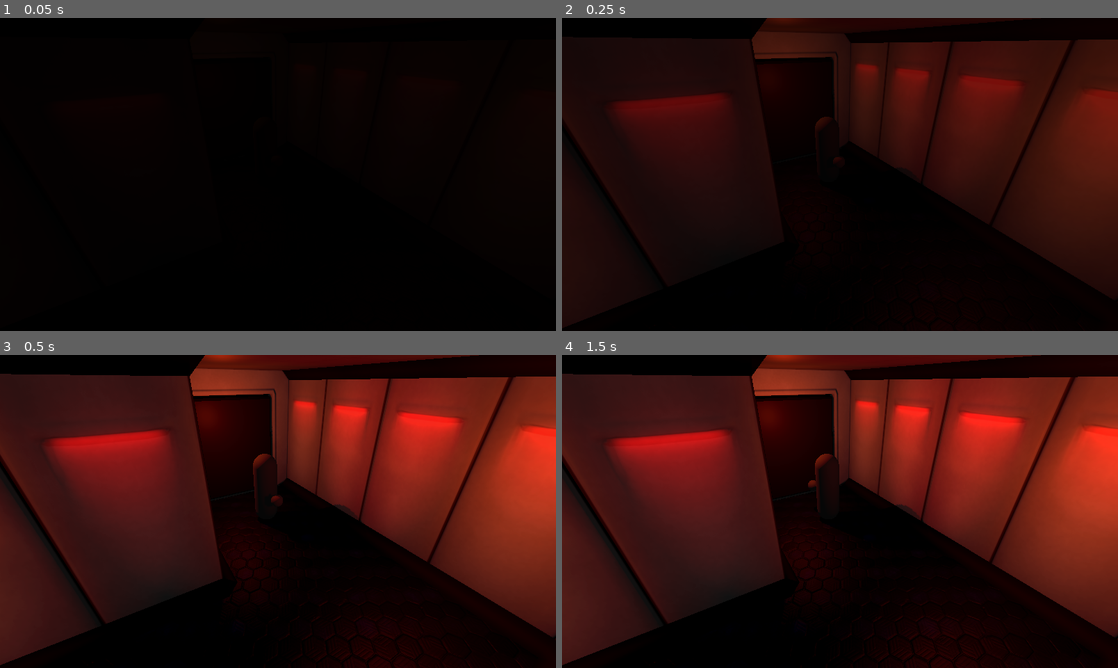
Above: before the commit, frames 1-4 (two rows, left to right).
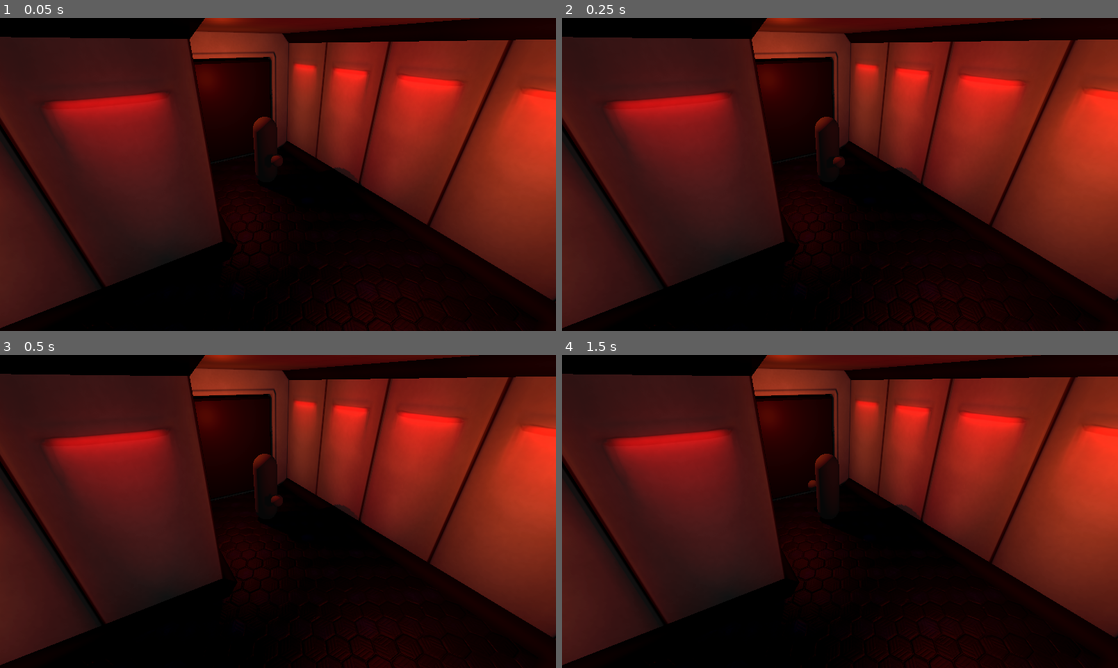
Above: after the commit, the same moments.

Repository: JohnGabrielUK/CallsignHangman
Game: Godot game, scene res://scenes/game.tscn
Same seed, same stepped clock (60 frames per second), same inputs: the game is played once before the commit and once after it. The project has no main scene, so this scene is started directly.
Inputs (mouse positions are in pixels of both pictures, inside the frame that each line leads up to):
- Up to frame 1 (0.05 s): no input
- Up to frame 2 (0.25 s): no input
- Up to frame 3 (0.5 s): no input
- Up to frame 4 (1.5 s): move the mouse to (962, 495) at 0.52 s; hold Right (right) 0.53-1.25 s; tap Space (attack) at 0.6 s; click (962, 495) at 0.67 s; tap Enter at 1.25 s; drag from (728, 527) to (812, 574) at 1.27 s

The runs differ from the first frame. In frame 1, 65% of the frame differs, in the area x 0-100%, y 0-100%; in frame 2, 57%; in frame 3, less than 0.1%; in frame 4, nothing differs.

Commit message:
madtalk node added

Diff:
--- a/game/madtalk/madtalk_runtime.gd
+++ b/game/madtalk/madtalk_runtime.gd
@@ -51,7 +51,7 @@
 
 # Array containing the character data, one record per character
 # All items in this array must be of type MTCharacterData
-@export var ListOfCharacters := [] # (Array, Resource)
+@export var ListOfCharacters: Array[MTCharacterData] = [] # (Array, Resource)
 
 # This is the main control overlay used to show all dialog activity under
 # MadTalk responsibility. Usually a Control with "Full Rect" layout and mouse
--- a/game/scenes/game.gd
+++ b/game/scenes/game.gd
@@ -67,4 +67,5 @@
 				start_room()
 
 func _ready() -> void:
+	%MadTalk.activate_custom_effect.connect(GameSession._on_mad_talk_activate_custom_effect)
 	load_room("Entrance", 0)
--- a/game/scenes/game.tscn
+++ b/game/scenes/game.tscn
@@ -1,9 +1,283 @@
-[gd_scene load_steps=7 format=3 uid="uid://c0w0dwk2kt8ui"]
+[gd_scene load_steps=20 format=3 uid="uid://c0w0dwk2kt8ui"]
 
 [ext_resource type="Script" path="res://scenes/game.gd" id="1_007my"]
+[ext_resource type="Script" path="res://madtalk/madtalk_runtime.gd" id="2_enrov"]
+[ext_resource type="Script" path="res://madtalk/CharacterData.gd" id="3_6tbuq"]
 [ext_resource type="Environment" uid="uid://ngefto5heafd" path="res://environment.tres" id="4_4mbon"]
 
+[sub_resource type="Resource" id="Resource_2e7i7"]
+script = ExtResource("3_6tbuq")
+id = "hangman"
+name = "Hangman"
+variants = {}
+
+[sub_resource type="Resource" id="Resource_t4ruw"]
+script = ExtResource("3_6tbuq")
+id = "katrina"
+name = "Katrina"
+variants = {}
+
+[sub_resource type="Resource" id="Resource_mhfcj"]
+script = ExtResource("3_6tbuq")
+id = "scientist"
+name = "Scientist"
+variants = {}
+
 [sub_resource type="NavigationMesh" id="NavigationMesh_x8dff"]
+
+[sub_resource type="Animation" id="Animation_ft8p5"]
+resource_name = "DialogFadeIn"
+length = 0.2
+tracks/0/type = "value"
+tracks/0/imported = false
+tracks/0/enabled = true
+tracks/0/path = NodePath(".:visible")
+tracks/0/interp = 1
+tracks/0/loop_wrap = true
+tracks/0/keys = {
+"times": PackedFloat32Array(0),
+"transitions": PackedFloat32Array(1),
+"update": 1,
+"values": [true]
+}
+tracks/1/type = "value"
+tracks/1/imported = false
+tracks/1/enabled = true
+tracks/1/path = NodePath(".:modulate")
+tracks/1/interp = 1
+tracks/1/loop_wrap = true
+tracks/1/keys = {
+"times": PackedFloat32Array(0, 0.2),
+"transitions": PackedFloat32Array(1, 1),
+"update": 0,
+"values": [Color(1, 1, 1, 0), Color(1, 1, 1, 1)]
+}
+
+[sub_resource type="Animation" id="Animation_viapt"]
+length = 0.001
+tracks/0/type = "value"
+tracks/0/imported = false
+tracks/0/enabled = true
+tracks/0/path = NodePath(".:visible")
+tracks/0/interp = 1
+tracks/0/loop_wrap = true
+tracks/0/keys = {
+"times": PackedFloat32Array(0),
+"transitions": PackedFloat32Array(1),
+"update": 1,
+"values": [false]
+}
+tracks/1/type = "value"
+tracks/1/imported = false
+tracks/1/enabled = true
+tracks/1/path = NodePath(".:modulate")
+tracks/1/interp = 1
+tracks/1/loop_wrap = true
+tracks/1/keys = {
+"times": PackedFloat32Array(0),
+"transitions": PackedFloat32Array(1),
+"update": 0,
+"values": [Color(1, 1, 1, 0)]
+}
+tracks/2/type = "value"
+tracks/2/imported = false
+tracks/2/enabled = true
+tracks/2/path = NodePath("MessageBox:visible")
+tracks/2/interp = 1
+tracks/2/loop_wrap = true
+tracks/2/keys = {
+"times": PackedFloat32Array(0),
+"transitions": PackedFloat32Array(1),
+"update": 1,
+"values": [false]
+}
+tracks/3/type = "value"
+tracks/3/imported = false
+tracks/3/enabled = true
+tracks/3/path = NodePath("MessageBox:modulate")
+tracks/3/interp = 1
+tracks/3/loop_wrap = true
+tracks/3/keys = {
+"times": PackedFloat32Array(0),
+"transitions": PackedFloat32Array(1),
+"update": 0,
+"values": [Color(1, 1, 1, 0)]
+}
+tracks/4/type = "value"
+tracks/4/imported = false
+tracks/4/enabled = true
+tracks/4/path = NodePath("MenuBox:visible")
+tracks/4/interp = 1
+tracks/4/loop_wrap = true
+tracks/4/keys = {
+"times": PackedFloat32Array(0),
+"transitions": PackedFloat32Array(1),
+"update": 1,
+"values": [false]
+}
+tracks/5/type = "value"
+tracks/5/imported = false
+tracks/5/enabled = true
+tracks/5/path = NodePath("MenuBox:modulate")
+tracks/5/interp = 1
+tracks/5/loop_wrap = true
+tracks/5/keys = {
+"times": PackedFloat32Array(0),
+"transitions": PackedFloat32Array(1),
+"update": 0,
+"values": [Color(1, 1, 1, 0)]
+}
+
+[sub_resource type="Animation" id="Animation_kykmm"]
+resource_name = "DialogFadeOut"
+length = 0.2
+tracks/0/type = "value"
+tracks/0/imported = false
+tracks/0/enabled = true
+tracks/0/path = NodePath(".:visible")
+tracks/0/interp = 1
+tracks/0/loop_wrap = true
+tracks/0/keys = {
+"times": PackedFloat32Array(0, 0.2),
+"transitions": PackedFloat32Array(1, 1),
+"update": 1,
+"values": [true, false]
+}
+tracks/1/type = "value"
+tracks/1/imported = false
+tracks/1/enabled = true
+tracks/1/path = NodePath(".:modulate")
+tracks/1/interp = 1
+tracks/1/loop_wrap = true
+tracks/1/keys = {
+"times": PackedFloat32Array(0, 0.2),
+"transitions": PackedFloat32Array(1, 1),
+"update": 0,
+"values": [Color(1, 1, 1, 1), Color(1, 1, 1, 0)]
+}
+
+[sub_resource type="Animation" id="Animation_cf6ur"]
+resource_name = "MessageBoxFadeIn"
+length = 0.2
+tracks/0/type = "value"
+tracks/0/imported = false
+tracks/0/enabled = true
+tracks/0/path = NodePath("MessageBox:visible")
+tracks/0/interp = 1
+tracks/0/loop_wrap = true
+tracks/0/keys = {
+"times": PackedFloat32Array(0),
+"transitions": PackedFloat32Array(1),
+"update": 1,
+"values": [true]
+}
+tracks/1/type = "value"
+tracks/1/imported = false
+tracks/1/enabled = true
+tracks/1/path = NodePath("MessageBox:modulate")
+tracks/1/interp = 1
+tracks/1/loop_wrap = true
+tracks/1/keys = {
+"times": PackedFloat32Array(0, 0.2),
+"transitions": PackedFloat32Array(1, 1),
+"update": 0,
+"values": [Color(1, 1, 1, 0), Color(1, 1, 1, 1)]
+}
+
+[sub_resource type="Animation" id="Animation_4k3jo"]
+resource_name = "MessageBoxFadeOut"
+length = 0.2
+tracks/0/type = "value"
+tracks/0/imported = false
+tracks/0/enabled = true
+tracks/0/path = NodePath("MessageBox:visible")
+tracks/0/interp = 1
+tracks/0/loop_wrap = true
+tracks/0/keys = {
+"times": PackedFloat32Array(0, 0.2),
+"transitions": PackedFloat32Array(1, 1),
+"update": 1,
+"values": [true, false]
+}
+tracks/1/type = "value"
+tracks/1/imported = false
+tracks/1/enabled = true
+tracks/1/path = NodePath("MessageBox:modulate")
+tracks/1/interp = 1
+tracks/1/loop_wrap = true
+tracks/1/keys = {
+"times": PackedFloat32Array(0, 0.2),
+"transitions": PackedFloat32Array(1, 1),
+"update": 0,
+"values": [Color(1, 1, 1, 1), Color(1, 1, 1, 0)]
+}
+
+[sub_resource type="Animation" id="Animation_s4x76"]
+resource_name = "MenuFadeIn"
+length = 0.2
+tracks/0/type = "value"
+tracks/0/imported = false
+tracks/0/enabled = true
+tracks/0/path = NodePath("MenuBox:visible")
+tracks/0/interp = 1
+tracks/0/loop_wrap = true
+tracks/0/keys = {
+"times": PackedFloat32Array(0),
+"transitions": PackedFloat32Array(1),
+"update": 1,
+"values": [true]
+}
+tracks/1/type = "value"
+tracks/1/imported = false
+tracks/1/enabled = true
+tracks/1/path = NodePath("MenuBox:modulate")
+tracks/1/interp = 1
+tracks/1/loop_wrap = true
+tracks/1/keys = {
+"times": PackedFloat32Array(0, 0.2),
+"transitions": PackedFloat32Array(1, 1),
+"update": 0,
+"values": [Color(1, 1, 1, 0), Color(1, 1, 1, 1)]
+}
+
+[sub_resource type="Animation" id="Animation_7ege1"]
+resource_name = "MenuFadeOut"
+length = 0.2
+tracks/0/type = "value"
+tracks/0/imported = false
+tracks/0/enabled = true
+tracks/0/path = NodePath("MenuBox:visible")
+tracks/0/interp = 1
+tracks/0/loop_wrap = true
+tracks/0/keys = {
+"times": PackedFloat32Array(0, 0.2),
+"transitions": PackedFloat32Array(1, 1),
+"update": 1,
+"values": [true, false]
+}
+tracks/1/type = "value"
+tracks/1/imported = false
+tracks/1/enabled = true
+tracks/1/path = NodePath("MenuBox:modulate")
+tracks/1/interp = 1
+tracks/1/loop_wrap = true
+tracks/1/keys = {
+"times": PackedFloat32Array(0, 0.2),
+"transitions": PackedFloat32Array(1, 1),
+"update": 0,
+"values": [Color(1, 1, 1, 1), Color(1, 1, 1, 0)]
+}
+
+[sub_resource type="AnimationLibrary" id="AnimationLibrary_7rqyp"]
+_data = {
+"DialogFadeIn": SubResource("Animation_ft8p5"),
+"DialogFadeOut": SubResource("Animation_kykmm"),
+"MenuFadeIn": SubResource("Animation_s4x76"),
+"MenuFadeOut": SubResource("Animation_7ege1"),
+"MessageBoxFadeIn": SubResource("Animation_cf6ur"),
+"MessageBoxFadeOut": SubResource("Animation_4k3jo"),
+"RESET": SubResource("Animation_viapt")
+}
 
 [sub_resource type="Animation" id="Animation_3618s"]
 resource_name = "fade_in"
@@ -47,6 +321,25 @@
 process_mode = 3
 script = ExtResource("1_007my")
 
+[node name="MadTalk" type="Node" parent="."]
+unique_name_in_owner = true
+script = ExtResource("2_enrov")
+ListOfCharacters = [SubResource("Resource_2e7i7"), SubResource("Resource_t4ruw"), SubResource("Resource_mhfcj")]
+DialogMainControl = NodePath("../HUD/Dialog")
+DialogMessageBox = NodePath("../HUD/Dialog/MessageBox")
+DialogMessageLabel = NodePath("../HUD/Dialog/MessageBox/MessageLabel")
+DialogSpeakerLabel = NodePath("../HUD/Dialog/MessageBox/Speaker")
+DialogSpeakerAvatar = NodePath("../HUD/Dialog/MessageBox/Avatar")
+DialogButtonsMenu = NodePath("../HUD/Dialog/MenuBox")
+DialogButtonsContainer = NodePath("../HUD/Dialog/MenuBox/VBox")
+DialogAnimationPlayer = NodePath("../HUD/Dialog/DialogUIAnimationPlayer")
+TransitionAnimationName_DialogFadeIn = "DialogFadeIn"
+TransitionAnimationName_DialogFadeOut = "DialogFadeOut"
+TransitionAnimationName_MessageBoxFadeIn = "MessageBoxFadeIn"
+TransitionAnimationName_MessageBoxFadeOut = "MessageBoxFadeOut"
+TransitionAnimationName_MenuFadeIn = "MenuFadeIn"
+TransitionAnimationName_MenuFadeOut = "MenuFadeOut"
+
 [node name="Map" type="NavigationRegion3D" parent="."]
 process_mode = 1
 navigation_mesh = SubResource("NavigationMesh_x8dff")
@@ -56,12 +349,99 @@
 
 [node name="HUD" type="CanvasLayer" parent="."]
 
-[node name="Blackout" type="ColorRect" parent="HUD"]
+[node name="Dialog" type="Control" parent="HUD"]
+visible = false
+modulate = Color(1, 1, 1, 0)
+layout_mode = 3
 anchors_preset = 15
 anchor_right = 1.0
 anchor_bottom = 1.0
 grow_horizontal = 2
 grow_vertical = 2
+metadata/_edit_lock_ = true
+
+[node name="MessageBox" type="ReferenceRect" parent="HUD/Dialog"]
+visible = false
+modulate = Color(1, 1, 1, 0)
+layout_mode = 1
+anchors_preset = 7
+anchor_left = 0.5
+anchor_top = 1.0
+anchor_right = 0.5
+anchor_bottom = 1.0
+offset_left = -443.0
+offset_top = -243.0
+offset_right = 443.0
+offset_bottom = -32.0
+grow_horizontal = 2
+grow_vertical = 0
+
+[node name="Avatar" type="TextureRect" parent="HUD/Dialog/MessageBox"]
+layout_mode = 0
+offset_left = -17.0
+offset_top = -45.0
+offset_right = 200.0
+offset_bottom = 232.0
+metadata/_edit_lock_ = true
+
+[node name="Speaker" type="Label" parent="HUD/Dialog/MessageBox"]
+layout_mode = 0
+offset_left = 216.0
+offset_top = 12.0
+offset_right = 361.0
+offset_bottom = 44.0
+text = "Name"
+metadata/_edit_lock_ = true
+
+[node name="MessageLabel" type="RichTextLabel" parent="HUD/Dialog/MessageBox"]
+layout_mode = 1
+anchors_preset = 15
+anchor_right = 1.0
+anchor_bottom = 1.0
+offset_left = 215.0
+offset_top = 45.0
+offset_right = -19.0
+offset_bottom = -15.0
+grow_horizontal = 2
+grow_vertical = 2
+bbcode_enabled = true
+metadata/_edit_lock_ = true
+
+[node name="MenuBox" type="ReferenceRect" parent="HUD/Dialog"]
+visible = false
+modulate = Color(1, 1, 1, 0)
+layout_mode = 1
+anchors_preset = 7
+anchor_left = 0.5
+anchor_top = 1.0
+anchor_right = 0.5
+anchor_bottom = 1.0
+offset_left = -210.0
+offset_top = -452.0
+offset_right = 210.0
+offset_bottom = -280.0
+grow_horizontal = 2
+grow_vertical = 0
+metadata/_edit_lock_ = true
+
+[node name="VBox" type="VBoxContainer" parent="HUD/Dialog/MenuBox"]
+layout_mode = 1
+anchors_preset = 10
+anchor_right = 1.0
+grow_horizontal = 2
+
+[node name="DialogUIAnimationPlayer" type="AnimationPlayer" parent="HUD/Dialog"]
+libraries = {
+"": SubResource("AnimationLibrary_7rqyp")
+}
+
+[node name="Blackout" type="ColorRect" parent="HUD"]
+visible = false
+anchors_preset = 15
+anchor_right = 1.0
+anchor_bottom = 1.0
+grow_horizontal = 2
+grow_vertical = 2
 color = Color(0, 0, 0, 1)
 
 [node name="AnimationPlayer" type="AnimationPlayer" parent="."]
--- a/game/scripts/game_session.gd
+++ b/game/scripts/game_session.gd
@@ -4,6 +4,41 @@
 
 var scientist_states : Array
 var player_tagalong : int
+
+
+func _on_mad_talk_activate_custom_effect(effect_id: String, data: Array):
+	# data is an Array of strings, in this project we only use data[0]
+	# You **CAN** await inside of here, and the dialog will pause
+	# and wait for that before continuing
+
+	var arg: String = data[0] if data.size() > 0 else ""
+	match effect_id:
+		"map_fix":
+			# called when katrina talks about the fix for the scientists and tells stickyman to check the map
+			pass
+
+		"post_escape_pod":
+			# called after each of the dialogues where a scientist reaches a pod.
+			# arg contains "A", "B" or "C"
+			pass
+
+		"save_scientist":
+			# called immediately after selecting the menu option, before showing the first message of the saved the scientist route
+			# (remember, await works)
+			pass
+
+		"kill_scientist":
+			# called when that option is selected in the menu, before first message, etc. same as above
+			# (remember, await works)
+			pass
+
+		"final":
+			# called after last message
+			# arg == "saved" in `If The Player Chooses to Save the Scientist`,
+			# arg == "killed_last" in `If The Player Chooses to Kill the Scientist`,
+			# arg == "killed_all" in `If All Scientists Are Killed`
+			# arg == "killed_some" in `If At Least One Scientist is Extracted And The Rest Killed`
+			pass
 
 func is_scientist_alive(scientist_id : int) -> bool:
 	return scientist_states[scientist_id] == ScientistState.ALIVE
